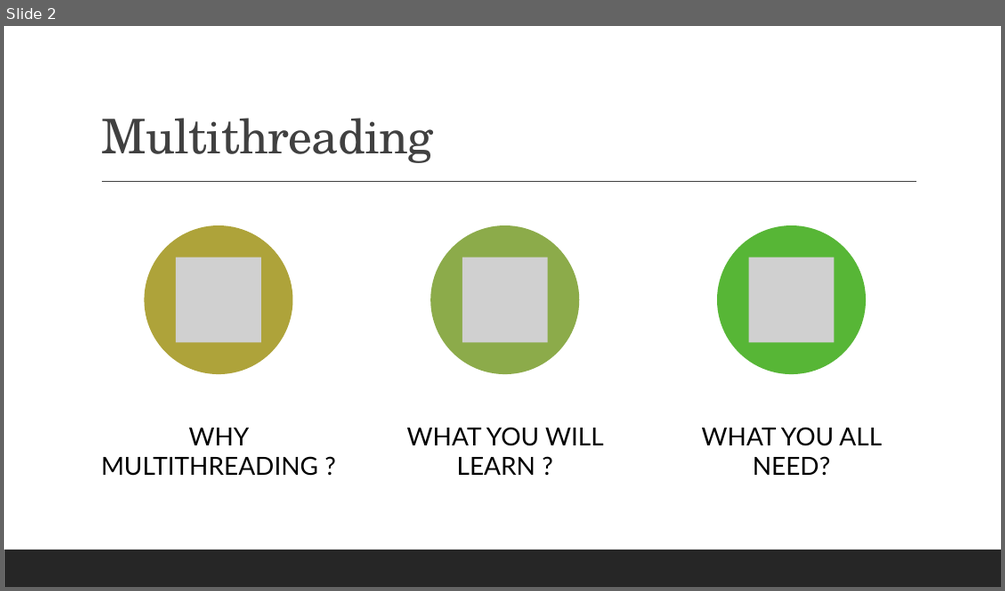
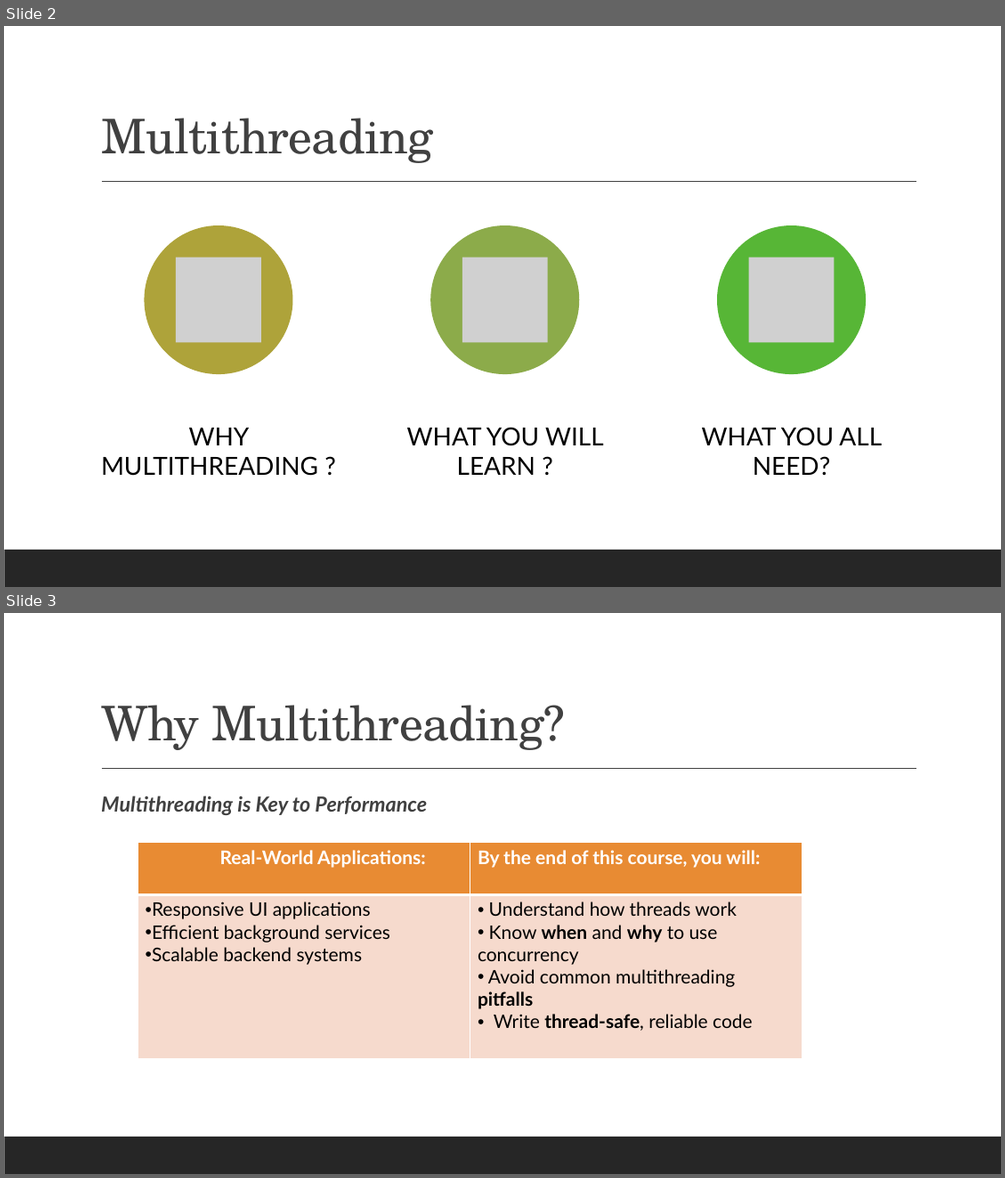
Before and after one commit to bhushanpoojary/MultiThreadingDotNet, a slide deck: PPT/Mastering Multithreading in DotNet.pptx. Shown one above the other, each under a label of ours: slide 2 before the commit, slides 2 and 3 after it. The pictures are 1005x591 and 1005x1178 pixels, drawn with LibreOffice and Linux fonts; fonts in the diff are those of the drawing; grey boxes stand for pictures. Boxes give left, top, right and bottom in pixels: in the first picture for what was removed or moved away, otherwise in the second. Text is boxed around its words. In the diff, an @@ line names an element or a change of style, - is before the commit and + after.

```diff
--- a/PPT/Mastering Multithreading in DotNet.pptx
+++ b/PPT/Mastering Multithreading in DotNet.pptx
@@ slide 3 added at [4, 613, 1001, 1174], background #FFFFFF; not listed: 2 template elements that a slide beside it also shows @@
@@ title added at [101, 705, 566, 750], 46 pt, text #404040 @@
+Why Multithreading?
@@ text added at [101, 795, 427, 815], 20 pt, text #404040, bold, italic @@
+  Multithreading is Key to Performance
@@ table added at [138, 842, 802, 1037], 2 rows, 2 columns @@
+Real-World Applications: | By the end of this course, you will:
+Responsive UI applications / Efficient background services / Scalable backend systems | Understand how threads work / Know when and why to use concurrency / Avoid common multithreading pitfalls / Write thread-safe, reliable code
```
Also in this commit, not shown: 1 slide changed, 6 other slides added.
